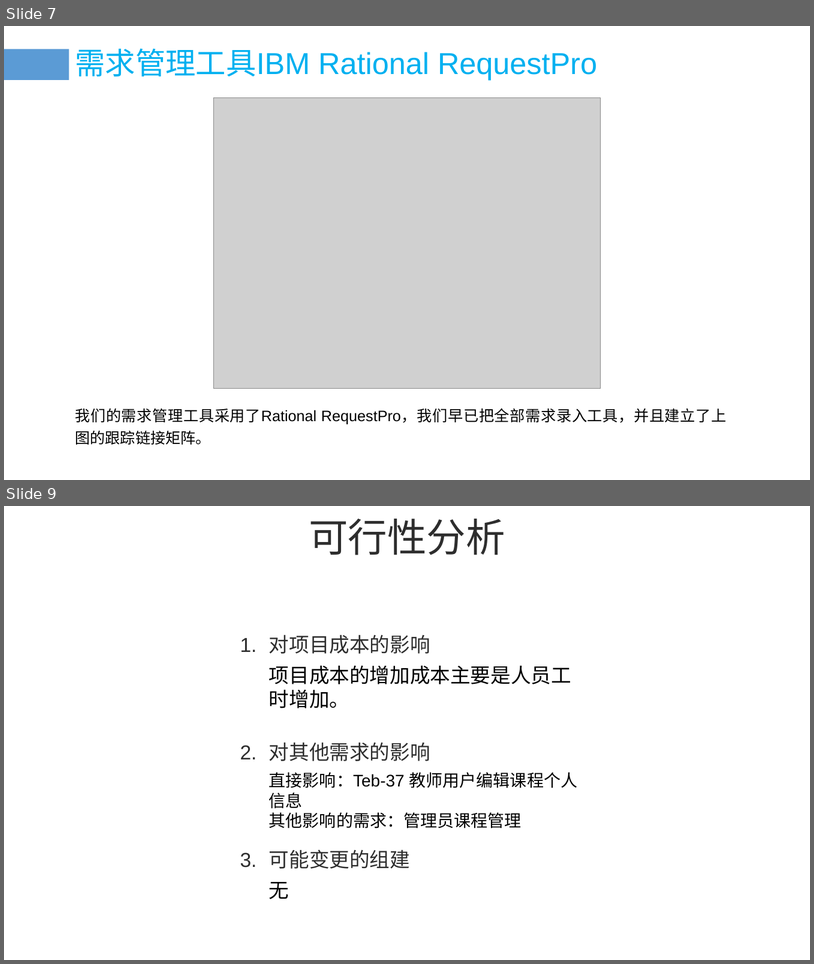
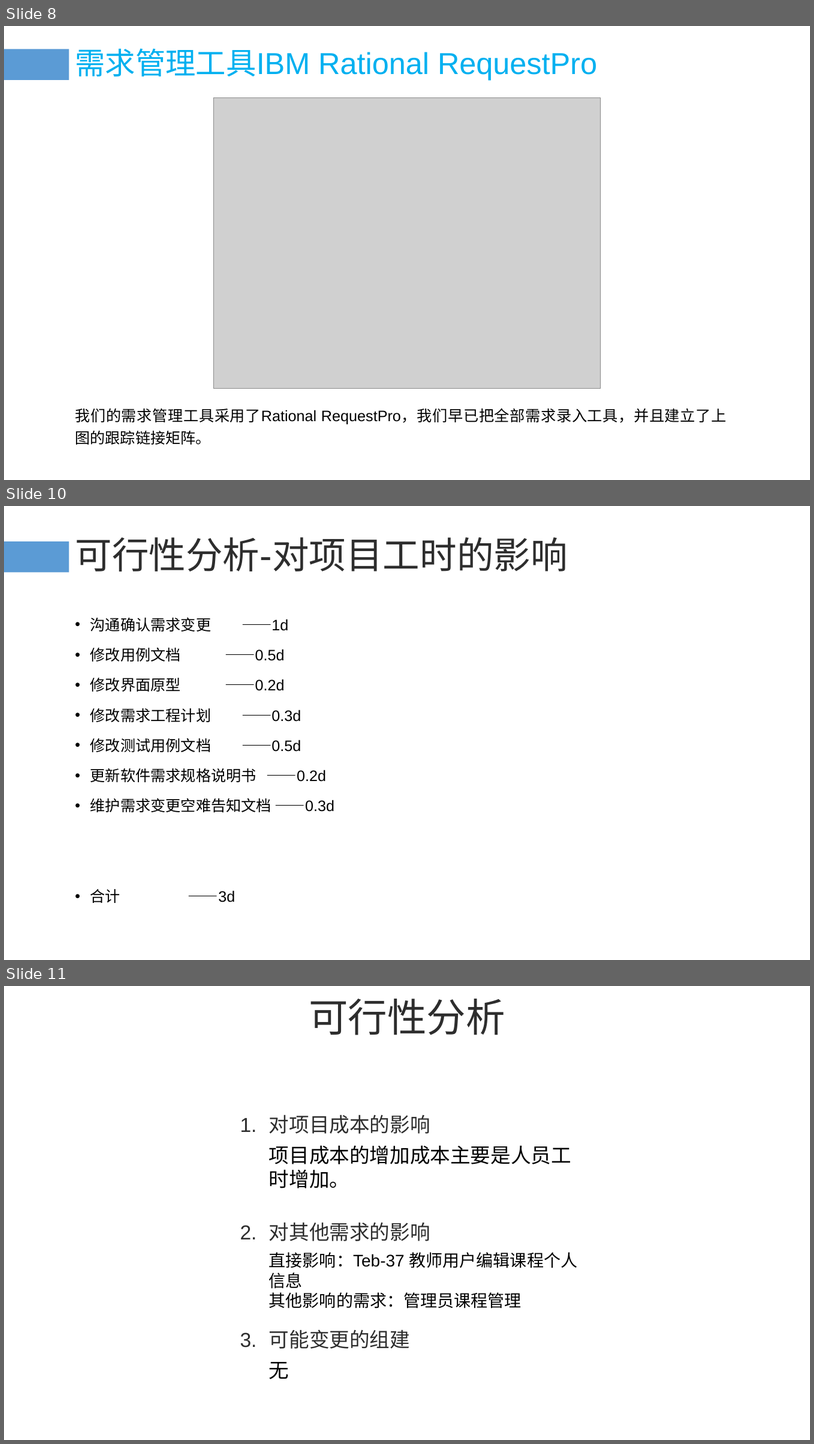
Before and after one commit to PRD-G17/PRD-G17-teamwork, a slide deck: 10后期文档/需求变更评审.pptx. Shown one above the other, each under a label of ours: slides 7 and 9 before the commit, slides 8, 10 and 11 after it; the slides between them are not shown. The pictures are 814x964 and 814x1444 pixels, drawn with LibreOffice and Linux fonts; fonts in the diff are those of the drawing; grey boxes stand for pictures. Boxes give left, top, right and bottom in pixels: in the first picture for what was removed or moved away, otherwise in the second. Text is boxed around its words. In the diff, an @@ line names an element or a change of style, - is before the commit and + after.

```diff
--- a/10后期文档/需求变更评审.pptx
+++ b/10后期文档/需求变更评审.pptx
@@ slide 10 added at [4,506,810,960], background #FFFFFF @@
@@ rectangle added at [4,541,69,573], fill #5B9BD5 @@
@@ title added at [75,537,568,571], 44 pt, text #2C2C2C @@
+可行性分析-对项目工时的影响
@@ text added at [90,617,335,903], 18 pt, text #000000 @@
+• 沟通确认需求变更 ——1d
+• 修改用例文档 ——0.5d
+• 修改界面原型 ——0.2d
+• 修改需求工程计划 ——0.3d
+• 修改测试用例文档 ——0.5d
+• 更新软件需求规格说明书 ——0.2d
+• 维护需求变更空难告知文档 ——0.3d
+• 合计 ——3d
@@ what was slide 7 is now slide 8 @@
@@ what was slide 9 is now slide 11 @@
```
Also in this commit, not shown: 2 slides changed, 1 other slide added.
